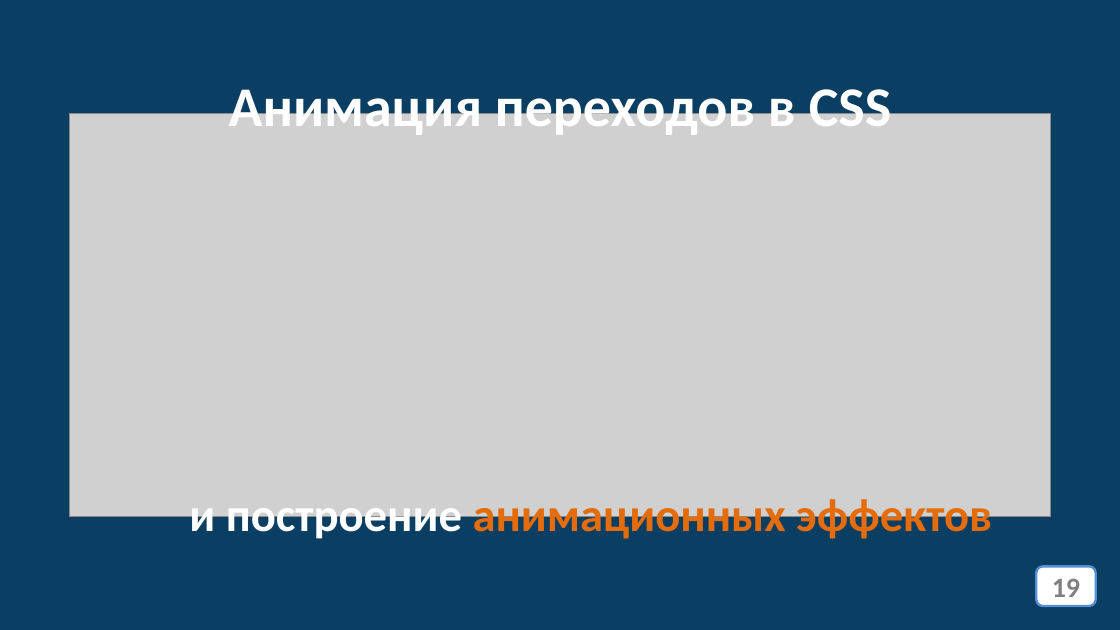
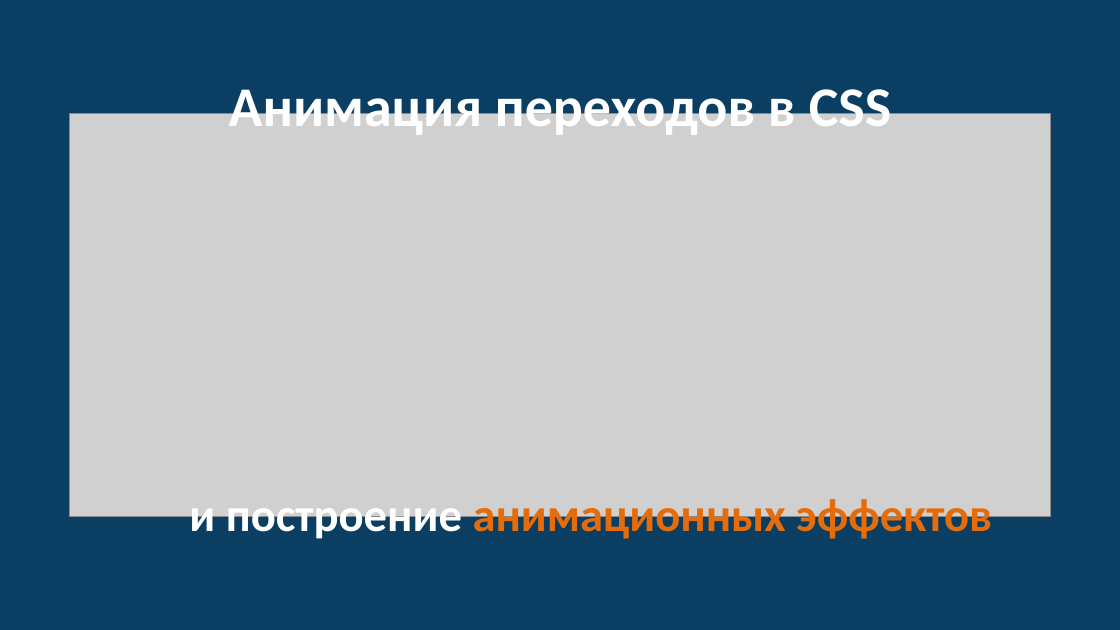
Before and after one commit to web42-ortdnipro/lesson07, a slide deck: slide 19 of lesson07.pptx. Drawn at 1120x630 pixels with LibreOffice and Linux fonts; fonts in the diff are those of the drawing; grey boxes stand for pictures. Boxes give left, top, right and bottom in pixels: in the first picture for what was removed or moved away, otherwise in the second. Text is boxed around its words. In the diff, an @@ line names an element or a change of style, - is before the commit and + after.

```diff
--- a/lesson07.pptx
+++ b/lesson07.pptx
@@ page number removed at <box>1037,566,1096,606</box> @@
-19
```
Also in this commit, not shown: 1 other file.
